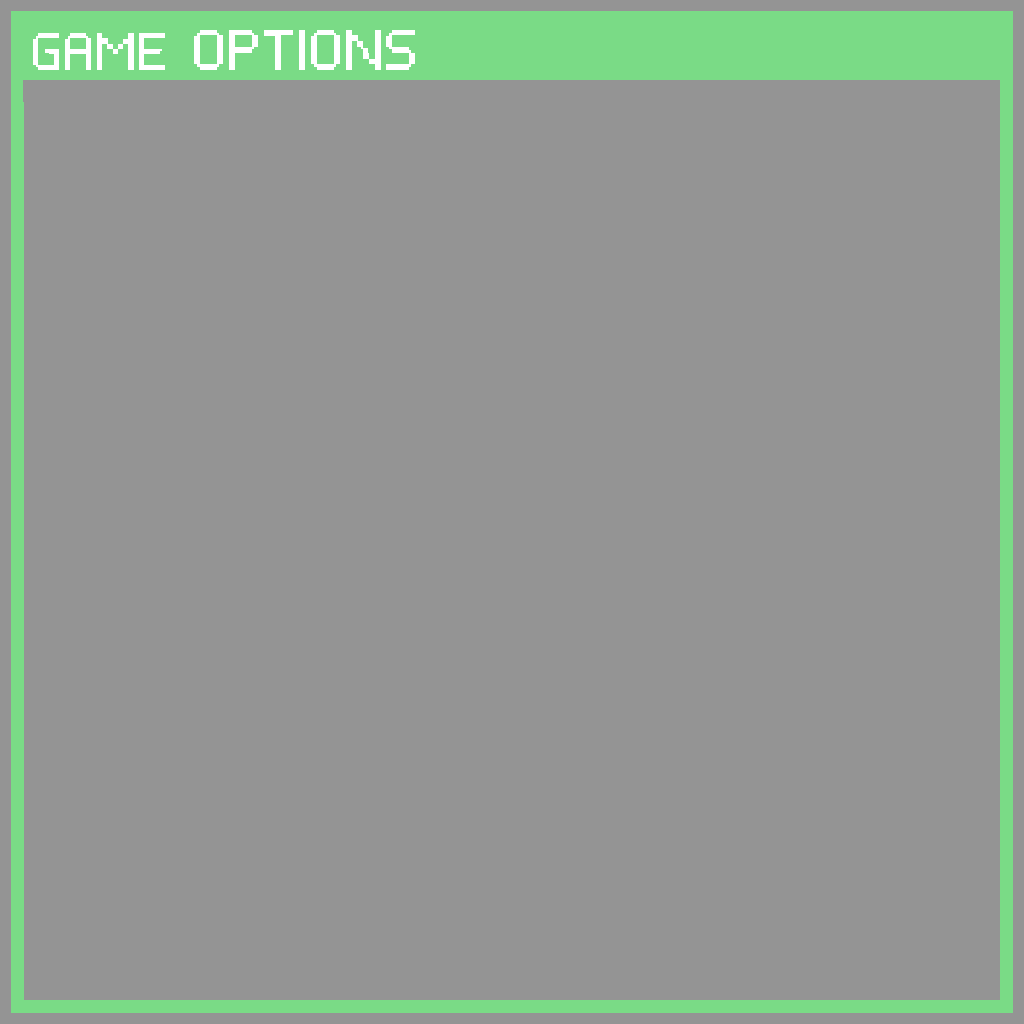
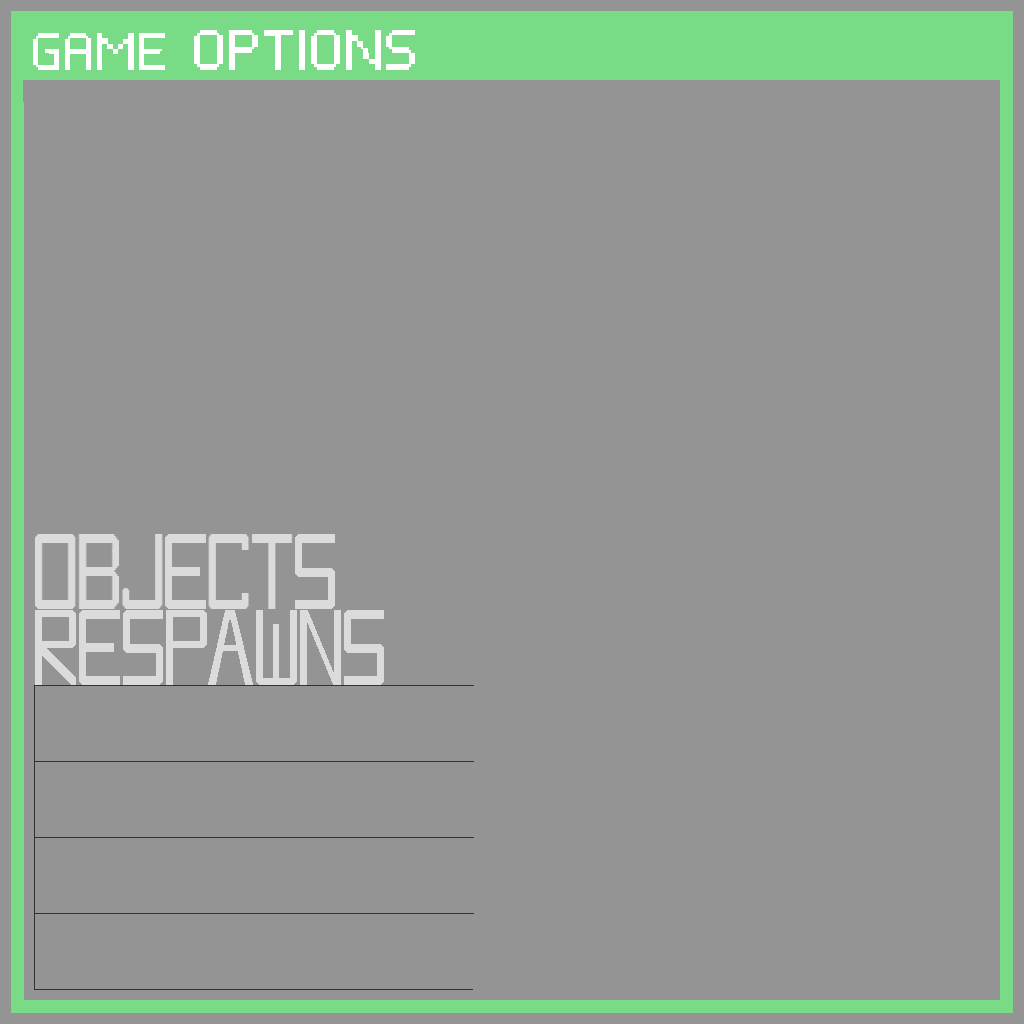
Revision of a layered 1024px x 1024px image; what changed, layer by layer:
painted on "green_overlay" over <box>34,534,474,990</box>
